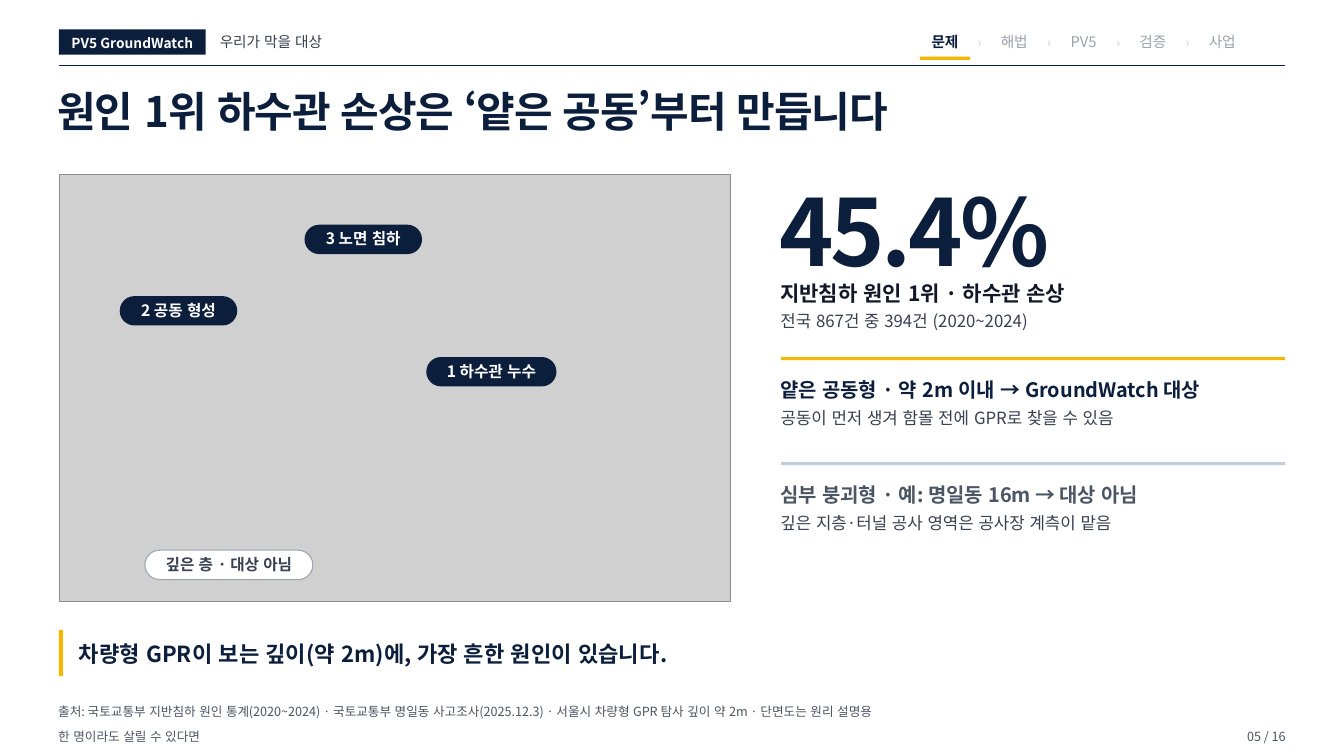
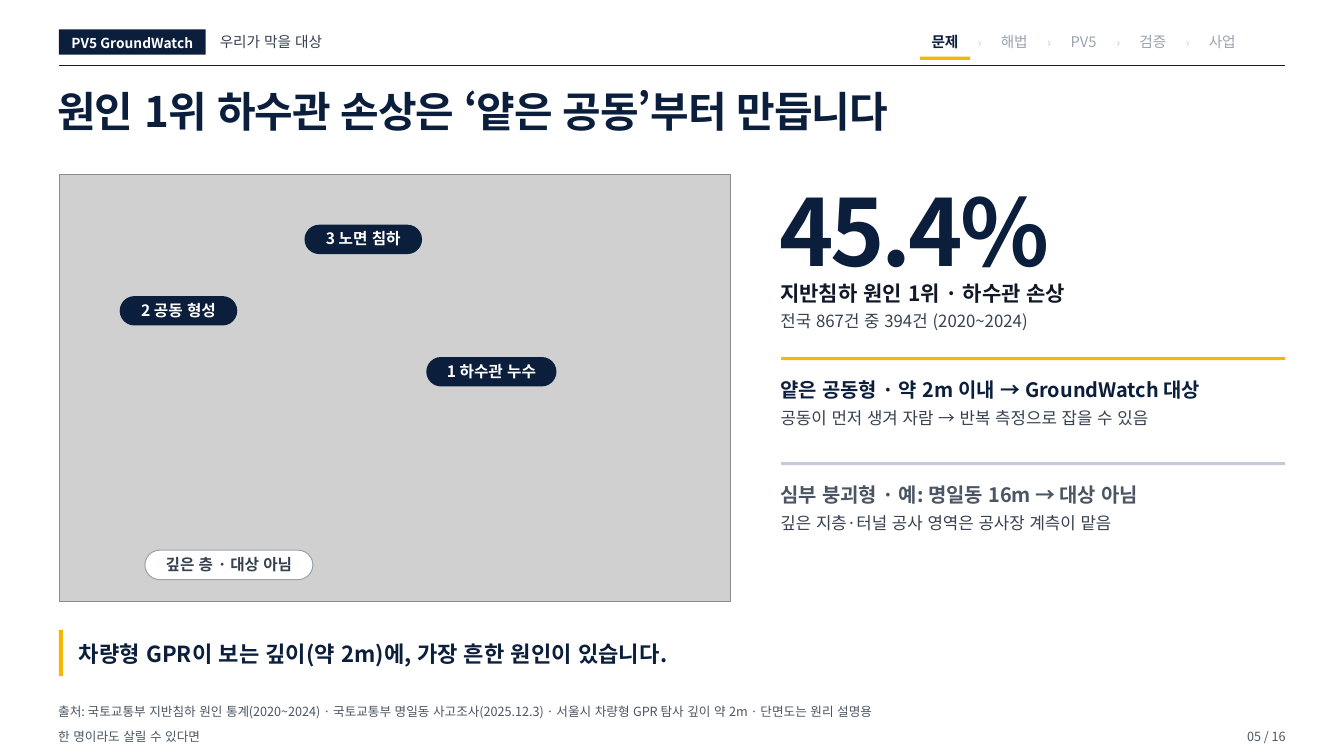
Before and after one commit to woojin-choe/pv5-hose-lab, a slide deck: slide 5 of ppt_all/PV5_GroundWatch_10_22.pptx. Drawn at 1344x756 pixels with LibreOffice and Linux fonts; fonts in the diff are those of the drawing; grey boxes stand for pictures. Boxes give left, top, right and bottom in pixels: in the first picture for what was removed or moved away, otherwise in the second. Text is boxed around its words. In the diff, an @@ line names an element or a change of style, - is before the commit and + after.

```diff
--- a/ppt_all/PV5_GroundWatch_10_22.pptx
+++ b/ppt_all/PV5_GroundWatch_10_22.pptx
@@ text at bbox=[781, 410, 1148, 426]: text changed @@
-공동이 먼저 생겨 함몰 전에 GPR로 찾을 수 있음
+공동이 먼저 생겨 자람 → 반복 측정으로 잡을 수 있음
```
Also in this commit, not shown: 8 other slides changed, 27 other files.
